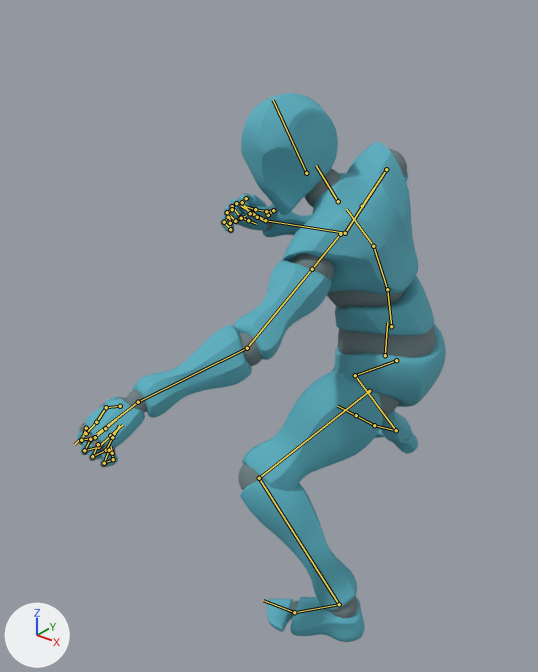
What one commit did to the FBX model models/fbx/jab.fbx.
Camera for both pictures: a camera (50 mm lens) standing at (1.06, -2.12, 1.73) and looking at (-0.14, -0.62, 0.8). Lighting does not change. The marker at lower left points along +X, +Y and +Z. The picture after the commit comes second. Both versions are drawn at frame 16 of the action 'mixamo.com'; the numbers are the values there. The bones that change, and the others that lie on the model, are drawn over the model as lines.

The first picture shows 'Alpha_Joints', 'Alpha_Surface'.
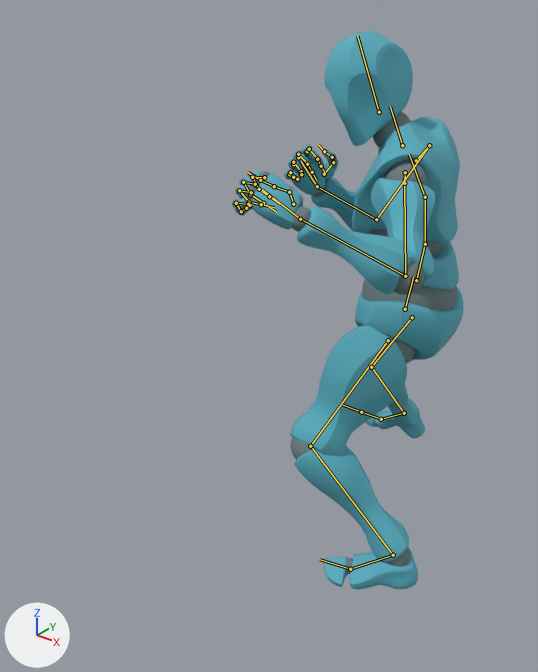
Changed parts and their boxes [x1, y1, x2, y2] in the pictures (538 x 672 px):
'Alpha_Surface', posed (37% narrower)
    before: [77, 93, 446, 642]
    after: [233, 30, 464, 589]
'Alpha_Joints', posed (37% narrower)
    before: [77, 149, 436, 618]
    after: [232, 112, 457, 575]
bone 'mixamorig:Hips', root to tip
    before: (385, 355) to (387, 322)
    after: (405, 309) to (413, 276)
bone 'mixamorig:Spine', root to tip
    before: (391, 326) to (387, 289)
    after: (416, 280) to (425, 244)
bone 'mixamorig:Spine1', root to tip
    before: (387, 289) to (373, 246)
    after: (425, 244) to (425, 197)
bone 'mixamorig:Spine2', root to tip
    before: (373, 246) to (346, 209)
    after: (425, 197) to (409, 154)
bone 'mixamorig:Neck', root to tip
    before: (338, 201) to (316, 165)
    after: (402, 145) to (390, 106)
bone 'mixamorig:Head', root to tip
    before: (306, 173) to (273, 100)
    after: (379, 112) to (357, 36)
bone 'mixamorig:LeftShoulder', root to tip
    before: (340, 234) to (312, 269)
    after: (405, 172) to (404, 183)
bone 'mixamorig:LeftArm', root to tip
    before: (312, 269) to (247, 348)
    after: (404, 183) to (405, 276)
bone 'mixamorig:LeftForeArm', root to tip
    before: (247, 348) to (138, 402)
    after: (405, 276) to (300, 219)
bone 'mixamorig:LeftHand', root to tip
    before: (138, 402) to (97, 433)
    after: (300, 219) to (261, 189)
bone 'mixamorig:RightShoulder', root to tip
    before: (362, 206) to (386, 169)
    after: (416, 160) to (429, 145)
bone 'mixamorig:RightArm', root to tip
    before: (386, 169) to (345, 233)
    after: (429, 145) to (376, 219)
bone 'mixamorig:RightHand', root to tip
    before: (265, 220) to (241, 206)
    after: (317, 186) to (301, 161)
bone 'mixamorig:LeftUpLeg', root to tip
    before: (369, 391) to (259, 478)
    after: (388, 340) to (310, 446)
bone 'mixamorig:LeftLeg', root to tip
    before: (259, 478) to (339, 604)
    after: (310, 446) to (393, 555)
bone 'mixamorig:LeftFoot', root to tip
    before: (339, 604) to (294, 612)
    after: (393, 555) to (350, 569)
bone 'mixamorig:LeftToeBase', root to tip
    before: (294, 612) to (263, 600)
    after: (350, 569) to (320, 559)
bone 'mixamorig:RightUpLeg', root to tip
    before: (396, 360) to (355, 375)
    after: (412, 317) to (371, 367)
bone 'mixamorig:RightLeg', root to tip
    before: (355, 375) to (396, 430)
    after: (371, 367) to (404, 413)
bone 'mixamorig:RightFoot', root to tip
    before: (396, 430) to (374, 425)
    after: (404, 413) to (381, 419)

The edits, one by one:
Bone 'mixamorig:Hips' (bone_mixamorig_hips) moves from (13.7, -24.6, 44.0) to (11.1, -15.9, 29.3).
Bone 'mixamorig:Hips' (bone_mixamorig_hips) turns from (35, -82, -37) to (-4, -83, -5) degrees about its own x, y and z.
Bone 'mixamorig:Spine' (bone_mixamorig_spine) turns from (15, 5, -4) to (7, 7, -2) degrees about its own x, y and z.
Bone 'mixamorig:Spine1' (bone_mixamorig_spine1) turns from (9, -4, -6) to (13, 1, 1) degrees about its own x, y and z.
Bone 'mixamorig:Spine2' (bone_mixamorig_spine2) turns from (10, -5, -5) to (13, 1, 0) degrees about its own x, y and z.
Bone 'mixamorig:Neck' (bone_mixamorig_neck) turns from (-2, 25, 3) to (0, 21, 8) degrees about its own x, y and z.
Bone 'mixamorig:Head' (bone_mixamorig_head) turns from (-13, 50, -13) to (-2, 47, -11) degrees about its own x, y and z.
Bone 'mixamorig:LeftShoulder' (bone_mixamorig_leftshoulder) turns from (2, 7, 22) to (0, 3, -2) degrees about its own x, y and z.
Bone 'mixamorig:LeftArm' (bone_mixamorig_leftarm) turns from (0, -59, -15) to (56, -46, -43) degrees about its own x, y and z.
Bone 'mixamorig:LeftForeArm' (bone_mixamorig_leftforearm) turns from (0, 0, 25) to (0, 0, 102) degrees about its own x, y and z.
Bone 'mixamorig:LeftHand' (bone_mixamorig_lefthand) turns from (13, 4, -6) to (8, -16, 17) degrees about its own x, y and z.
Bone 'mixamorig:RightShoulder' (bone_mixamorig_rightshoulder) turns from (-11, 2, 2) to (-5, -2, -6) degrees about its own x, y and z.
Bone 'mixamorig:RightArm' (bone_mixamorig_rightarm) turns from (41, 52, -68) to (44, 40, -59) degrees about its own x, y and z.
Bone 'mixamorig:RightHand' (bone_mixamorig_righthand) turns from (1, 5, -22) to (-1, 15, -21) degrees about its own x, y and z.
Bone 'mixamorig:LeftUpLeg' (bone_mixamorig_leftupleg) turns from (37, -22, 28) to (18, -20, 17) degrees about its own x, y and z.
Bone 'mixamorig:LeftLeg' (bone_mixamorig_leftleg) turns from (-82, 5, -8) to (-70, 6, -4) degrees about its own x, y and z.
Bone 'mixamorig:LeftFoot' (bone_mixamorig_leftfoot) turns from (35, -4, -18) to (31, -3, -10) degrees about its own x, y and z.
Bone 'mixamorig:LeftToeBase' (bone_mixamorig_lefttoebase) turns from (10, 0, 0) to (15, 0, 0) degrees about its own x, y and z.
Bone 'mixamorig:RightUpLeg' (bone_mixamorig_rightupleg) turns from (38, 19, -25) to (22, -5, -29) degrees about its own x, y and z.
Bone 'mixamorig:RightLeg' (bone_mixamorig_rightleg) turns from (-45, -12, -2) to (-32, 2, -13) degrees about its own x, y and z.
Bone 'mixamorig:RightFoot' (bone_mixamorig_rightfoot) turns from (-3, 5, 2) to (-13, 24, 9) degrees about its own x, y and z.
